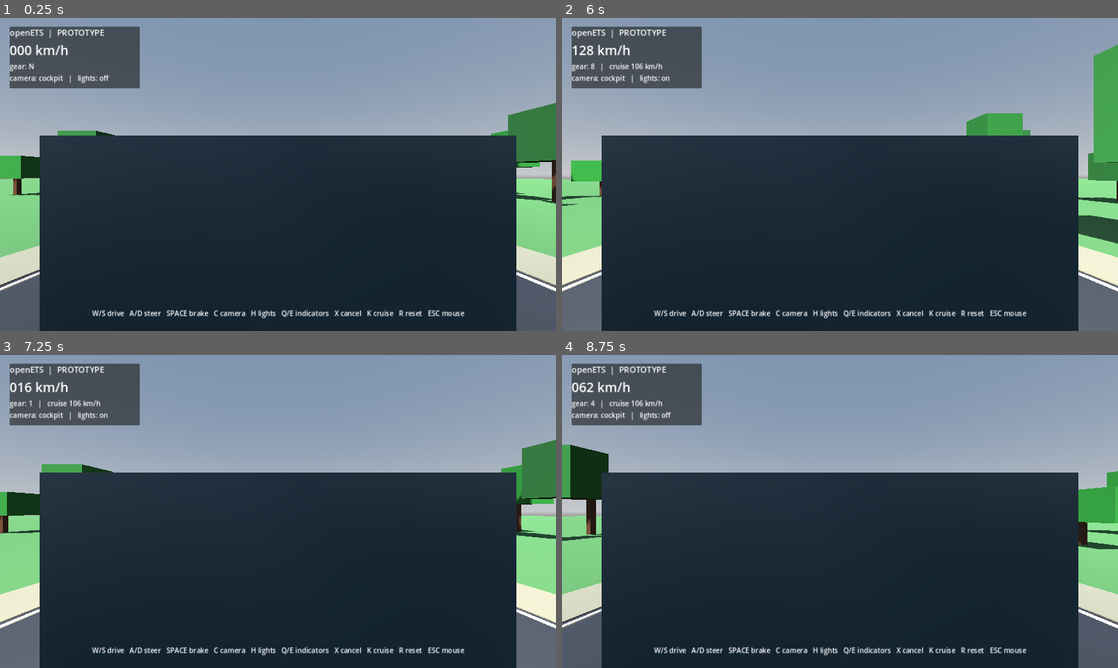
Above: before the commit, frames 1-4 (two rows, left to right).
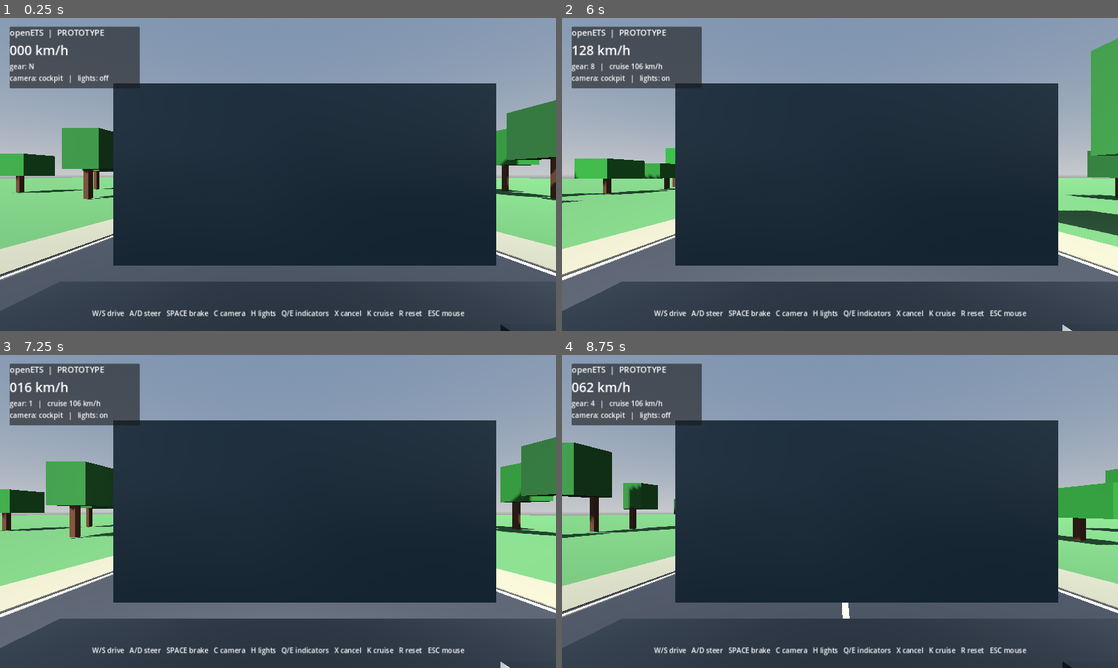
Above: after the commit, the same moments.

Repository: bleezhi/openETS
Game: Godot game, scene res://scenes/main.tscn
Same seed, same stepped clock (60 frames per second), same inputs: the game is played once before the commit and once after it.
Inputs (mouse positions are in pixels of both pictures, inside the frame that each line leads up to):
- Up to frame 1 (0.25 s): no input
- Up to frame 2 (6 s): tap Enter at 0.5 s; move the mouse to (867, 174) at 0.52 s; hold Up (ui_up) 0.53-5.78 s; tap C at 0.6, 5.85 s; click (867, 174) at 0.67 s; tap Space at 0.77, 1.52, 3.02, 3.77, 4.52 s; move the mouse to (812, 174) at 1.27 s; tap R at 1.35 s; move the mouse to (851, 168) at 2.02 s; tap H at 2.1 s; move the mouse to (834, 180) at 2.77 s; tap Q at 2.85 s; click (834, 180) at 2.92 s; move the mouse to (878, 177) at 3.52 s; tap E at 3.6 s; move the mouse to (795, 171) at 4.27 s; tap X at 4.35 s; move the mouse to (845, 174) at 5.02 s; tap K at 5.1 s; click (845, 174) at 5.17 s; move the mouse to (817, 168) at 5.77 s; hold Right (ui_right) from 5.78 s (still down)
- Up to frame 3 (7.25 s): tap Space at 6.02, 6.77 s; move the mouse to (305, 511) at 6.52 s; release Right (ui_right) at 6.53 s; hold Up (ui_up) from 6.53 s (still down); tap R at 6.6 s
- Up to frame 4 (8.75 s): keep holding Up (ui_up); move the mouse to (812, 511) at 7.27 s; tap H at 7.35 s; click (812, 511) at 7.42 s; tap Space at 7.52 s; move the mouse to (851, 505) at 8.02 s; tap Q at 8.1 s

The runs differ from the first frame. In frame 1, 37% of the frame differs, in the area x 0-100%, y 20-100%; in frame 2, 38%, in the area x 0-100%, y 6-100%; in frame 3, 38%; in frame 4, 37%.

Commit message:
Add modeled truck cockpit interior and driver camera

Diff:
--- a/scripts/main.gd
+++ b/scripts/main.gd
@@ -140,12 +140,41 @@
 	truck_root.add_child(headlight_right)
 	_add_box_to(truck_root, "Trailer", Vector3(0, 2.05, 3.65), Vector3(2.45, 2.65, 5.6), _mat(Color(0.77, 0.78, 0.74), 0.8))
 	_add_box_to(truck_root, "TrailerFront", Vector3(0, 2.05, 0.85), Vector3(2.25, 2.5, 0.12), _mat(Color(0.65, 0.66, 0.64), 0.8))
+	_make_cockpit()
 
 	for x: float in [-1.12, 1.12]:
 		for z: float in [-1.8, 0.0, 3.1, 4.1, 5.0]:
 			var wheel := _cylinder("Wheel", Vector3(x, 0.55, z), 0.42, 0.28, wheel_material)
 			wheel.rotation_degrees.z = 90
 			truck_root.add_child(wheel)
+
+func _make_cockpit() -> void:
+	var dash_mat := _mat(Color(0.075, 0.085, 0.09), 0.72)
+	var trim_mat := _mat(Color(0.22, 0.23, 0.24), 0.45)
+	var screen_mat := _mat(Color(0.025, 0.13, 0.16), 0.25)
+	var seat_mat := _mat(Color(0.09, 0.095, 0.10), 0.95)
+	_add_box_to(truck_root, "Dashboard", Vector3(0, 1.52, -2.03), Vector3(1.92, 0.34, 0.58), dash_mat)
+	_add_box_to(truck_root, "DashboardTop", Vector3(0, 1.72, -1.98), Vector3(1.95, 0.08, 0.52), trim_mat)
+	_add_box_to(truck_root, "InstrumentCluster", Vector3(0, 1.72, -1.79), Vector3(0.66, 0.20, 0.06), screen_mat)
+	_add_box_to(truck_root, "CenterDisplay", Vector3(0.58, 1.72, -1.94), Vector3(0.30, 0.18, 0.035), screen_mat)
+	_add_box_to(truck_root, "CenterConsole", Vector3(0.55, 1.18, -1.22), Vector3(0.42, 0.42, 0.64), dash_mat)
+	_add_box_to(truck_root, "DriverSeatBase", Vector3(-0.48, 0.95, -0.42), Vector3(0.78, 0.28, 0.82), seat_mat)
+	_add_box_to(truck_root, "DriverSeatBack", Vector3(-0.48, 1.45, 0.0), Vector3(0.78, 0.88, 0.24), seat_mat)
+	_add_box_to(truck_root, "PassengerSeatBase", Vector3(0.55, 0.95, -0.42), Vector3(0.78, 0.28, 0.82), seat_mat)
+	_add_box_to(truck_root, "PassengerSeatBack", Vector3(0.55, 1.45, 0.0), Vector3(0.78, 0.88, 0.24), seat_mat)
+	var wheel := MeshInstance3D.new()
+	wheel.name = "SteeringWheel"
+	var wheel_mesh := TorusMesh.new()
+	wheel_mesh.inner_radius = 0.25
+	wheel_mesh.outer_radius = 0.31
+	wheel.mesh = wheel_mesh
+	wheel.position = Vector3(-0.48, 1.66, -1.58)
+	wheel.rotation_degrees.x = 90.0
+	wheel.material_override = trim_mat
+	truck_root.add_child(wheel)
+	_add_box_to(truck_root, "SteeringColumn", Vector3(-0.48, 1.43, -1.42), Vector3(0.13, 0.35, 0.20), dash_mat)
+	_add_box_to(truck_root, "LeftDoorTrim", Vector3(-1.04, 1.55, -1.18), Vector3(0.08, 0.22, 1.25), trim_mat)
+	_add_box_to(truck_root, "RightDoorTrim", Vector3(1.04, 1.55, -1.18), Vector3(0.08, 0.22, 1.25), trim_mat)
 
 func _make_camera() -> void:
 	camera = Camera3D.new()
@@ -282,7 +311,7 @@
 		camera.global_position = camera.global_position.lerp(desired, 1.0 if delta == 0.0 else minf(delta * 4.0, 1.0))
 		camera.look_at(truck_root.global_position + Vector3(0, 1.4, 0), Vector3.UP)
 	else:
-		var cockpit_pos := truck_root.global_position + Vector3(0.0, 2.45, -1.65).rotated(Vector3.UP, heading)
+		var cockpit_pos := truck_root.global_position + Vector3(-0.12, 2.18, -1.48).rotated(Vector3.UP, heading)
 		camera.global_position = cockpit_pos
 		camera.rotation = Vector3(0.0, heading, 0.0)
 
